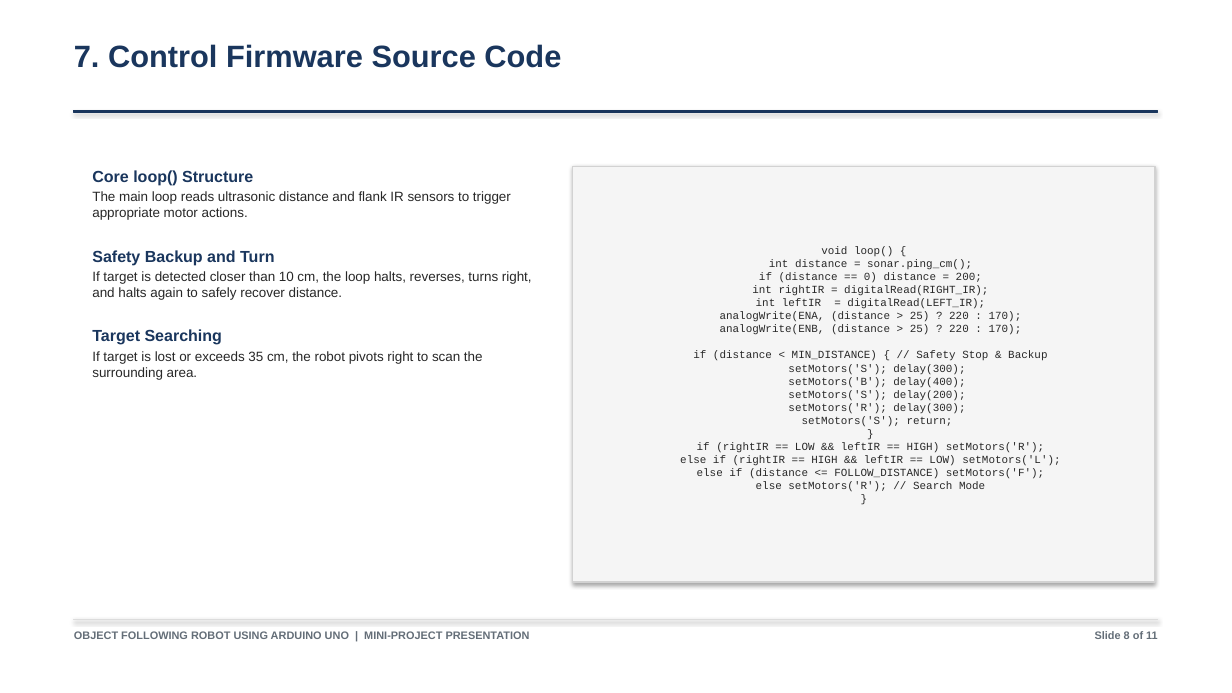
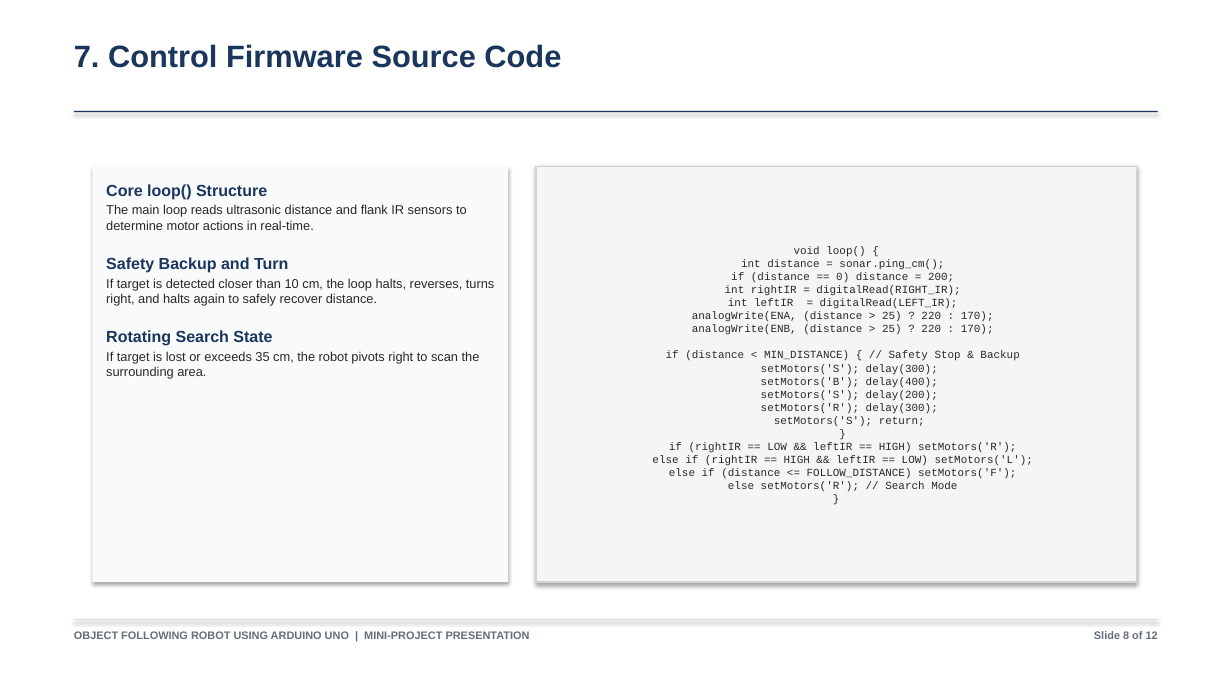
Before and after one commit to Biraj2004/Object-Following-Robot, a slide deck: slide 9 of Object-Following-Robot-Presentation.pptx. Drawn at 1232x693 pixels with LibreOffice and Linux fonts; fonts in the diff are those of the drawing. Boxes give left, top, right and bottom in pixels: in the first picture for what was removed or moved away, otherwise in the second. Text is boxed around its words. In the diff, an @@ line names an element or a change of style, - is before the commit and + after.

```diff
--- a/Object-Following-Robot-Presentation.pptx
+++ b/Object-Following-Robot-Presentation.pptx
@@ rectangle added at (92,166,508,582), fill #F8FAFC @@
@@ rectangle "void loop() { int distance ...": place and size @@
-rectangle "void loop() { int distance ..." at (573,166,1155,582)
+rectangle "void loop() { int distance ..." at (536,166,1137,582)
@@ text at (106,204,467,230): text changed; size 10.5 to 10 pt @@
-The main loop reads ultrasonic distance and flank IR sensors to trigger appropriate motor actions.
+The main loop reads ultrasonic distance and flank IR sensors to determine motor actions in real-time.
@@ text "Core loop() Structure": place and size @@
-text "Core loop() Structure" at (92,170,532,380)
+text "Core loop() Structure" at (106,184,494,379)
@@ text at (106,278,494,379): size 10.5 to 10 pt in "If target is detected closer than 10 ...", "If target is lost or exceeds 35 ..."; less space between paragraphs @@
@@ text at (106,330,272,346): text changed @@
-Target Searching
+Rotating Search State
@@ text at (1094,631,1158,639): text changed @@
-Slide 8 of 11
+Slide 8 of 12
```
Also in this commit, not shown: 10 other slides changed, 2 slides added, 1 slide removed, 1 other file.
